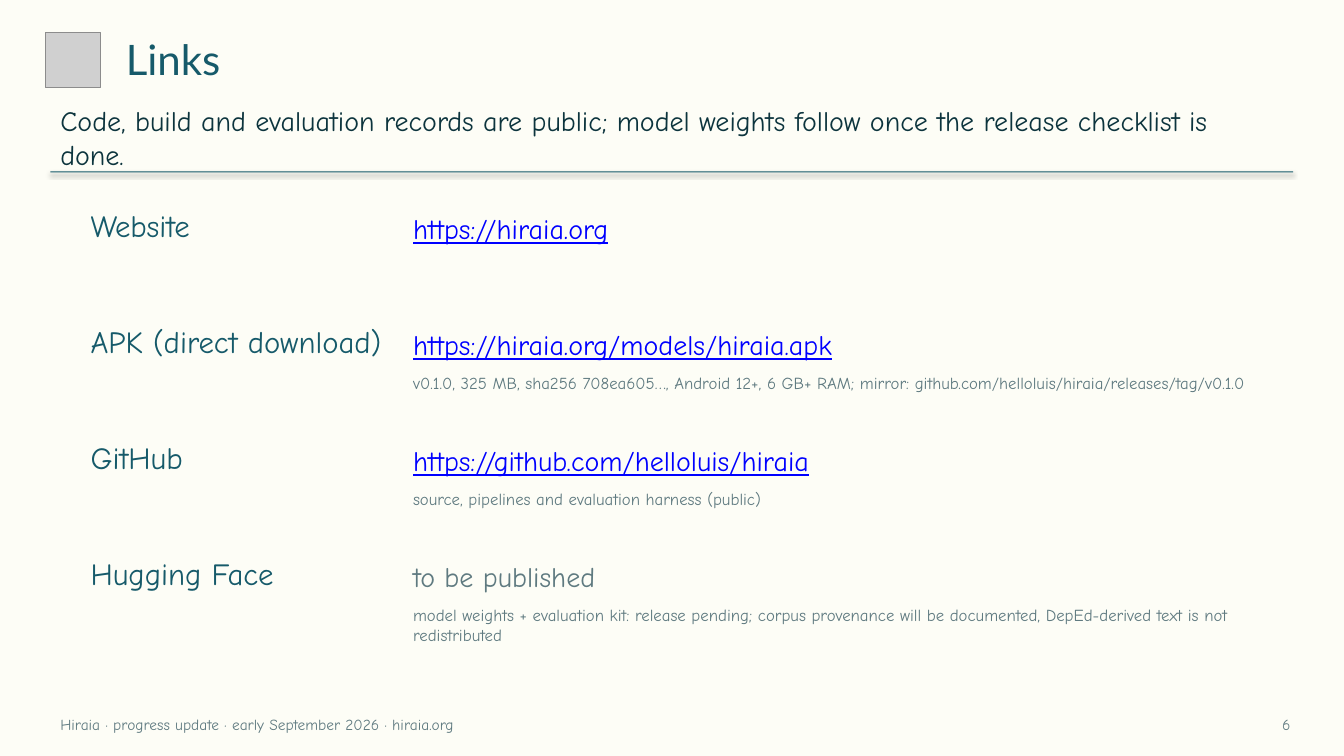
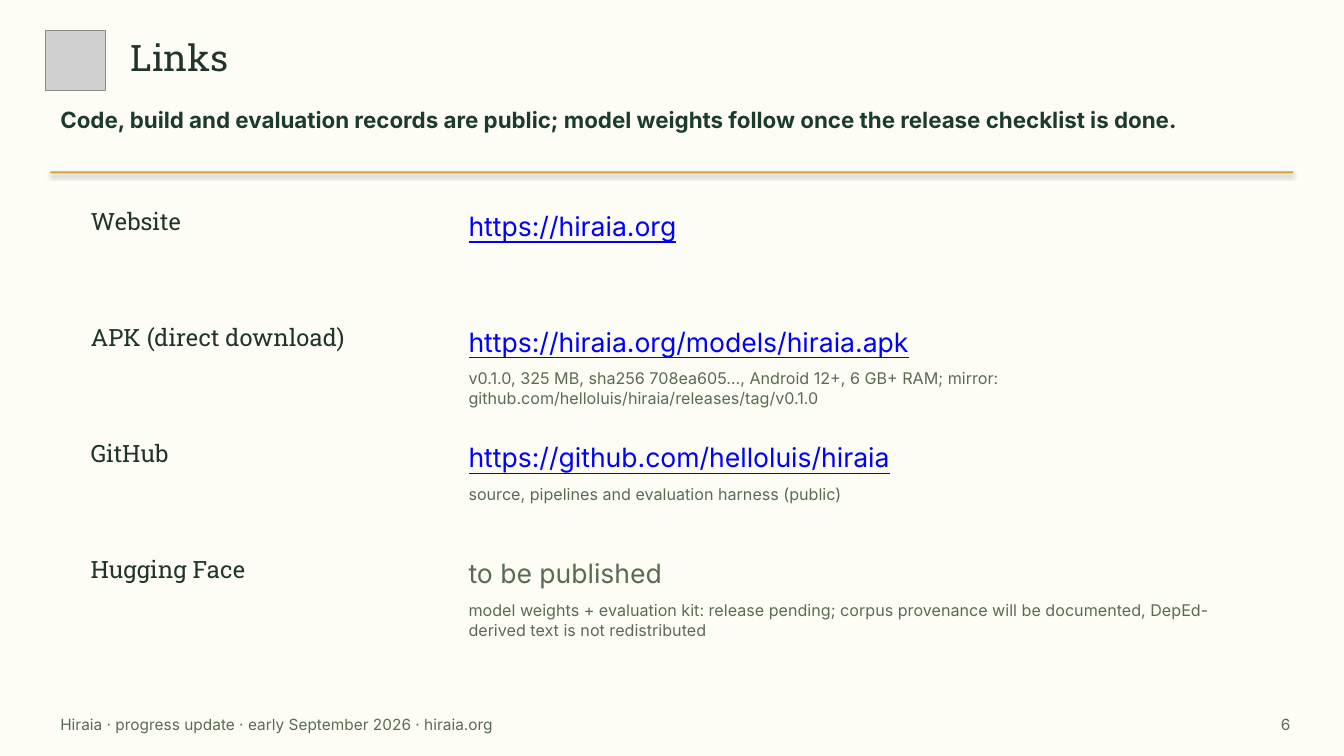
Before and after one commit to helloluis/hiraia, a slide deck: slide 6 of docs/deck/Hiraia-progress-update-2026-09.pptx. Drawn at 1344x756 pixels with LibreOffice and Linux fonts; fonts in the diff are those of the drawing; grey boxes stand for pictures. Boxes give left, top, right and bottom in pixels: in the first picture for what was removed or moved away, otherwise in the second. Text is boxed around its words. In the diff, an @@ line names an element or a change of style, - is before the commit and + after.

```diff
--- a/docs/deck/Hiraia-progress-update-2026-09.pptx
+++ b/docs/deck/Hiraia-progress-update-2026-09.pptx
@@ picture: place and size @@
-picture at <box>45,32,101,88</box>
+picture at <box>45,30,106,91</box>
@@ text "Links" at <box>131,43,229,72</box>: size 30 to 26 pt, font Lato to Roboto Slab, text colour #165A6A to #20342C @@
@@ text "Code, build and evaluation records ..." at <box>60,111,1176,133</box>: size 20 to 16 pt, font Comic Neue to Inter, text colour #0C343D to #1C3B2E, bold on @@
@@ rectangle at <box>50,171,1294,173</box>: fill #165A6A to #D8A03A @@
@@ text "https://hiraia.org": place and size @@
-text "https://hiraia.org" at <box>413,220,608,245</box>
+text "https://hiraia.org" at <box>469,215,677,241</box>
@@ size 20 to 19 pt, font Comic Neue to Inter in 3 elements at <box>469,446,890,473</box>, <box>469,215,677,241</box>, <box>469,331,909,357</box> @@
@@ text "https://hiraia.org/models/hiraia.apk": place and size @@
-text "https://hiraia.org/models/hiraia.apk" at <box>413,336,832,361</box>
+text "https://hiraia.org/models/hiraia.apk" at <box>469,331,909,357</box>
@@ text "v0.1.0, 325 MB, sha256 708ea605…, ...": place and size @@
-text "v0.1.0, 325 MB, sha256 708ea605…, ..." at <box>413,377,1244,392</box>
+text "v0.1.0, 325 MB, sha256 708ea605…, ..." at <box>469,372,999,408</box>
@@ text "https://github.com/helloluis/hiraia": place and size @@
-text "https://github.com/helloluis/hiraia" at <box>413,452,809,477</box>
+text "https://github.com/helloluis/hiraia" at <box>469,446,890,473</box>
@@ text "source, pipelines and evaluation harness ...": place and size @@
-text "source, pipelines and evaluation harness ..." at <box>413,492,761,508</box>
+text "source, pipelines and evaluation harness ..." at <box>469,487,841,504</box>
@@ size 22 to 17 pt, font Comic Neue to Roboto Slab, text colour #165A6A to #20342C in 4 elements at <box>91,212,181,231</box>, <box>91,327,344,351</box>, <box>91,444,169,463</box>, <box>91,560,246,583</box> @@
@@ text "to be published": place and size @@
-text "to be published" at <box>413,568,595,593</box>
+text "to be published" at <box>469,563,661,589</box>
@@ text "to be published" at <box>469,563,661,589</box>: size 20 to 19 pt, font Comic Neue to Inter, text colour #5F7A80 to #5B6B52 @@
@@ size 12 to 11.5 pt, font Comic Neue to Inter, text colour #5F7A80 to #5B6B52 in 3 elements at <box>469,372,999,408</box>, <box>469,487,841,504</box>, <box>469,604,1208,636</box> @@
@@ text "model weights + evaluation kit: ...": place and size @@
-text "model weights + evaluation kit: ..." at <box>413,609,1227,641</box>
+text "model weights + evaluation kit: ..." at <box>469,604,1208,636</box>
@@ text "Hiraia · progress update · ..." at <box>60,718,492,734</box>: font Comic Neue to Inter, text colour #5F7A80 to #5B6B52 @@
@@ text "6" at <box>1281,718,1291,730</box>: font Comic Neue to Inter, text colour #5F7A80 to #5B6B52 @@
```
Also in this commit, not shown: 5 other slides changed, 9 other files.
